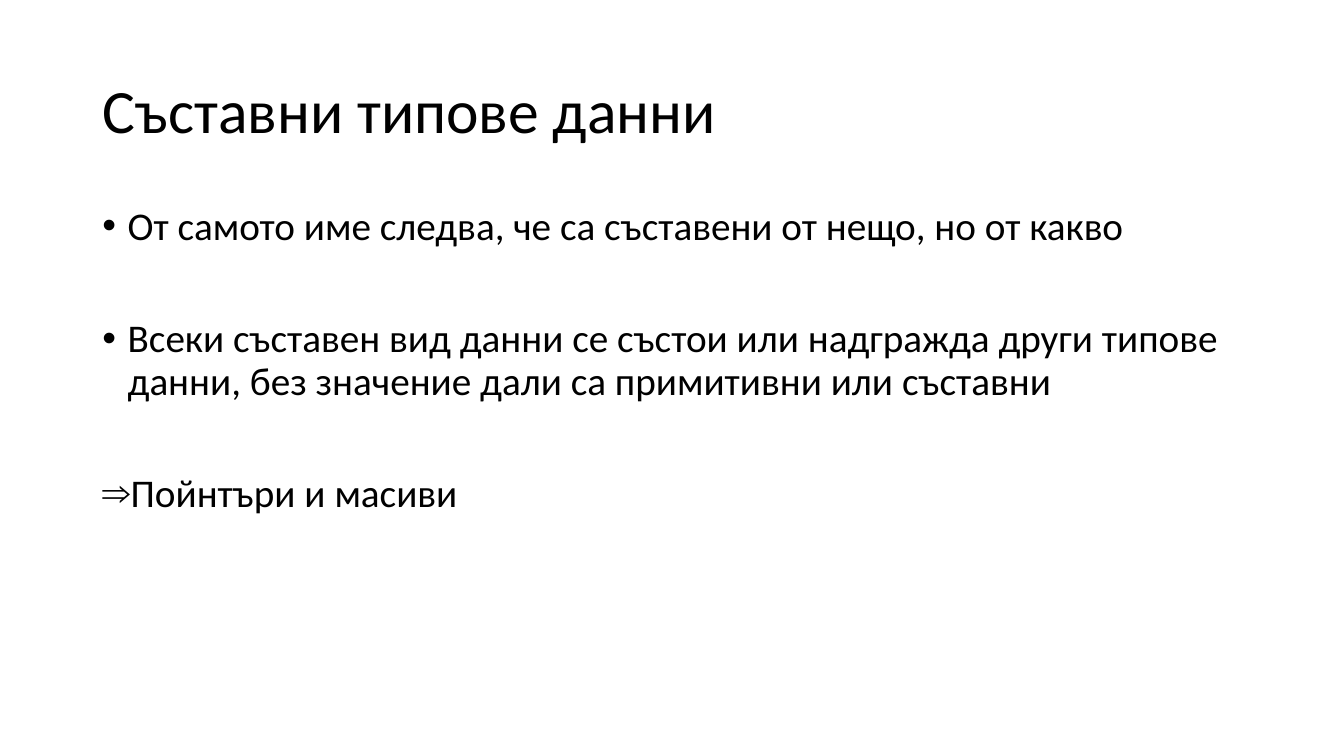
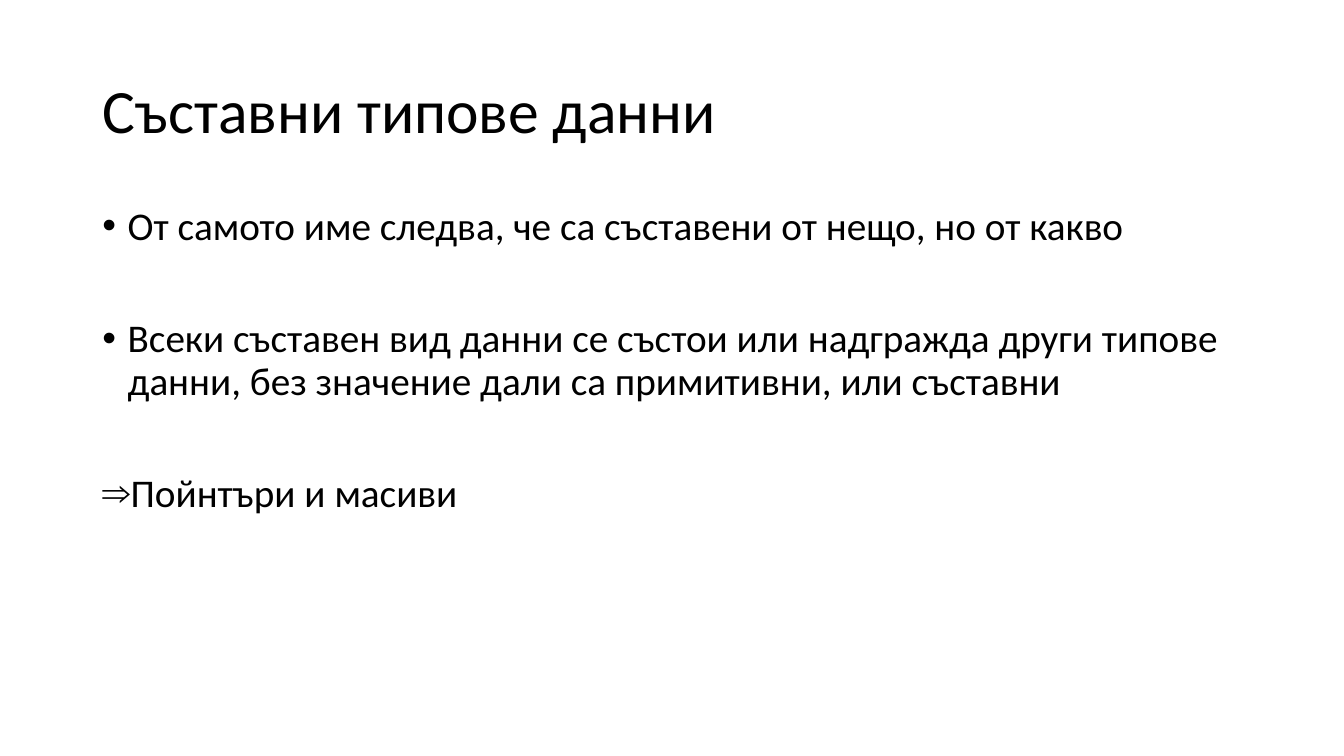
Before and after one commit to Mapmo/Uni-CPP, a slide deck: slide 70 of Introducing To Programming Materials/Consultation 3/Consultation3.pptx (slide 69 before the commit). Drawn at 1344x756 pixels with LibreOffice and Linux fonts; fonts in the diff are those of the drawing. Boxes give left, top, right and bottom in pixels: in the first picture for what was removed or moved away, otherwise in the second. Text is boxed around its words. In the diff, an @@ line names an element or a change of style, - is before the commit and + after.

```diff
--- a/Introducing To Programming Materials/Consultation 3/Consultation3.pptx
+++ b/Introducing To Programming Materials/Consultation 3/Consultation3.pptx
@@ text at (128, 327, 1218, 402): text changed @@
-• Всеки съставен вид данни се състои или надгражда други типове данни, без значение дали са примитивни или съставни
+• Всеки съставен вид данни се състои или надгражда други типове данни, без значение дали са примитивни, или съставни
```
Also in this commit, not shown: 10 other slides changed, 1 slide added, 1 slide removed, 1 other file.
